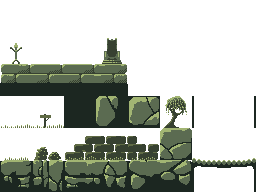
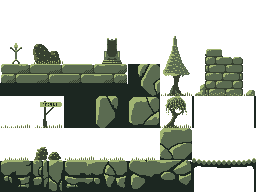
The second 256×192 image is a revision of the first. Changes to its layers:
added layer "Lag 18" above "Lag 17" over [160, 124, 191, 128]
added layer "Lag 17" above "HalfDone" over [161, 92, 192, 96]
moved "Lag 16" into group "HalfDone", painted on it over [33, 36, 255, 128]
moved "Lag 15" into group "HalfDone", painted on it over [96, 64, 191, 180]
painted on "Lag 2" over [31, 101, 96, 160]
removed layer "Wall" from group "HalfDone" over [65, 136, 159, 160]
painted on "Ground" over [172, 138, 192, 159]
